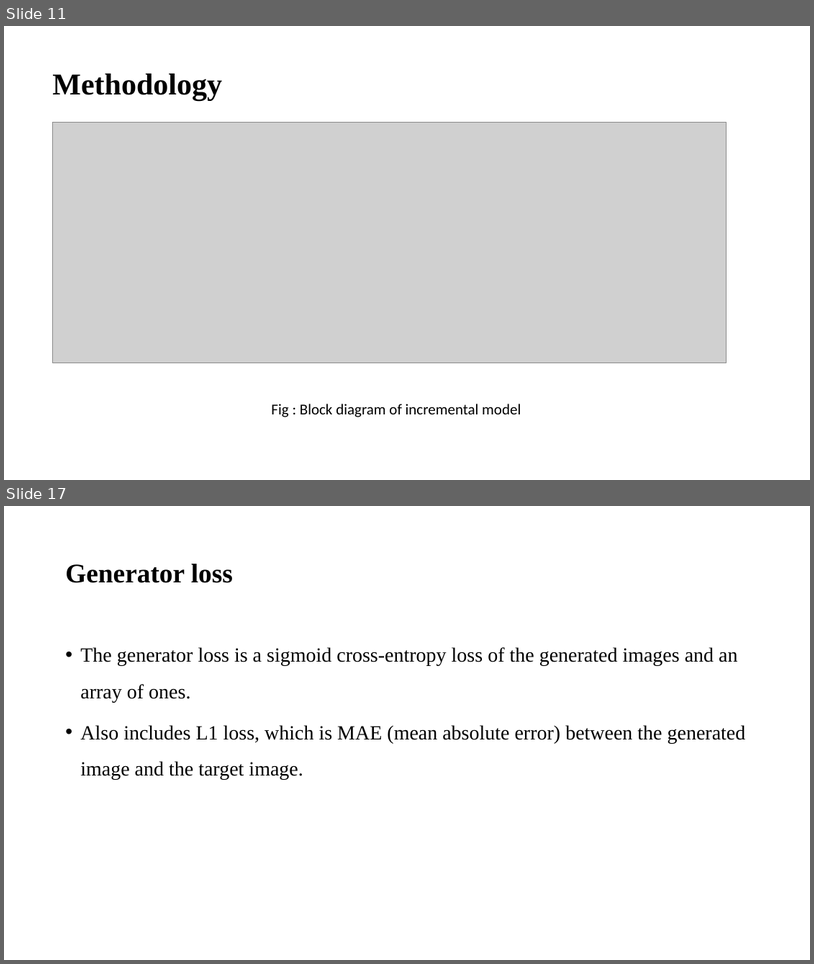
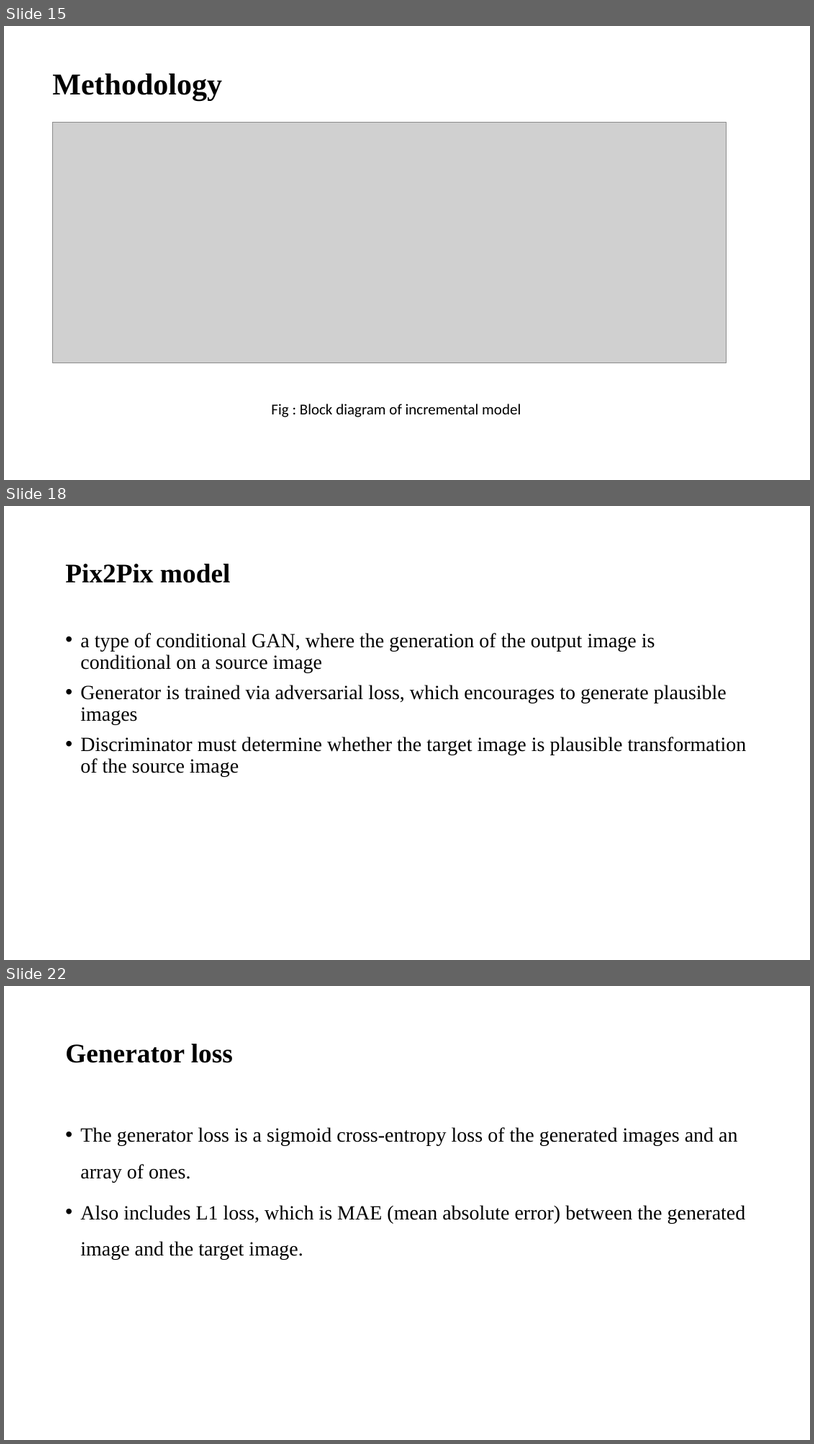
Before and after one commit to sujanW0W/MajorProject, a slide deck: Image Inpainting/Image inpainting.pptx. Shown one above the other, each under a label of ours: slides 11 and 17 before the commit, slides 15, 18 and 22 after it; the slides between them are not shown. The pictures are 814x964 and 814x1444 pixels, drawn with LibreOffice and Linux fonts; fonts in the diff are those of the drawing; grey boxes stand for pictures. Boxes give left, top, right and bottom in pixels: in the first picture for what was removed or moved away, otherwise in the second. Text is boxed around its words. In the diff, an @@ line names an element or a change of style, - is before the commit and + after.

```diff
--- a/Image Inpainting/Image inpainting.pptx
+++ b/Image Inpainting/Image inpainting.pptx
@@ slide 18 added at (4,506,810,960), background #FFFFFF @@
@@ title added at (65,564,230,583), 32 pt, text #000000, bold @@
+Pix2Pix model
@@ text added at (80,633,747,777), 24 pt, text #000000 @@
+• a type of conditional GAN, where the generation of the output image is conditional on a source image
+• Generator is trained via adversarial loss, which encourages to generate plausible images
+• Discriminator must determine whether the target image is plausible transformation of the source image
@@ what was slide 11 is now slide 15 @@
@@ what was slide 17 is now slide 22 @@
```
Also in this commit, not shown: 11 slides changed, 7 other slides added, 1 slide removed, 16 other files.
